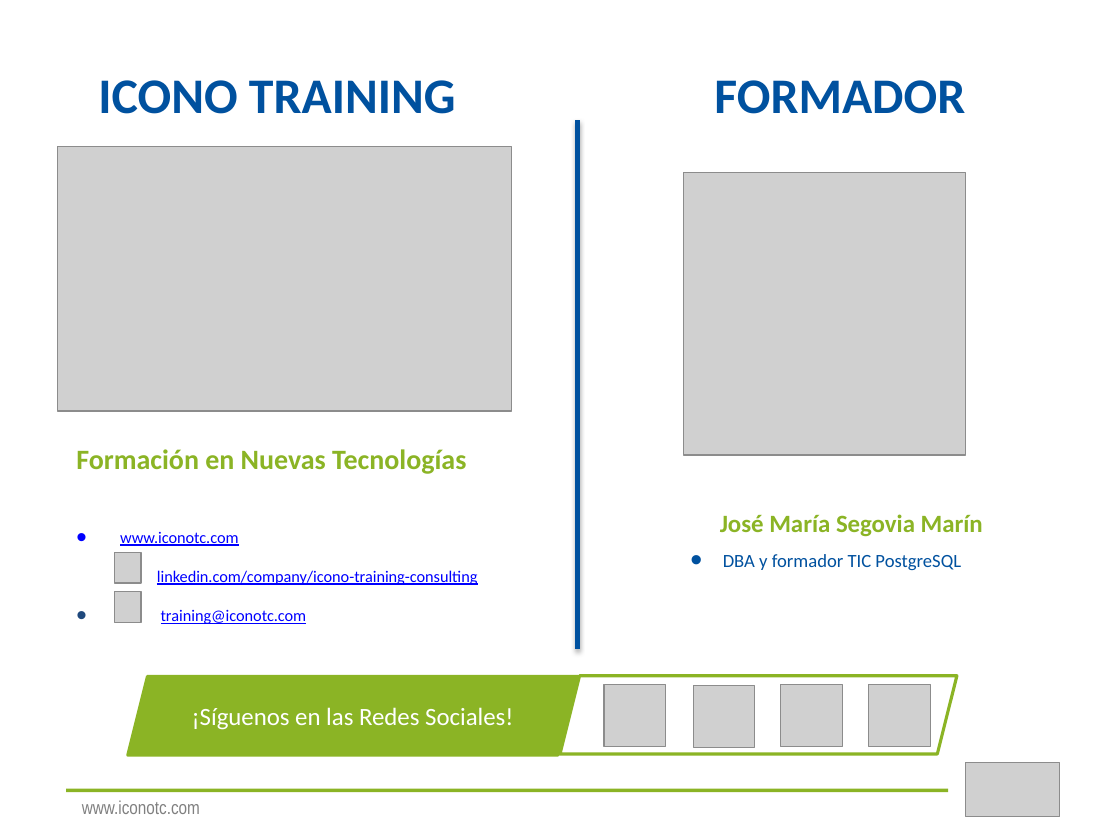
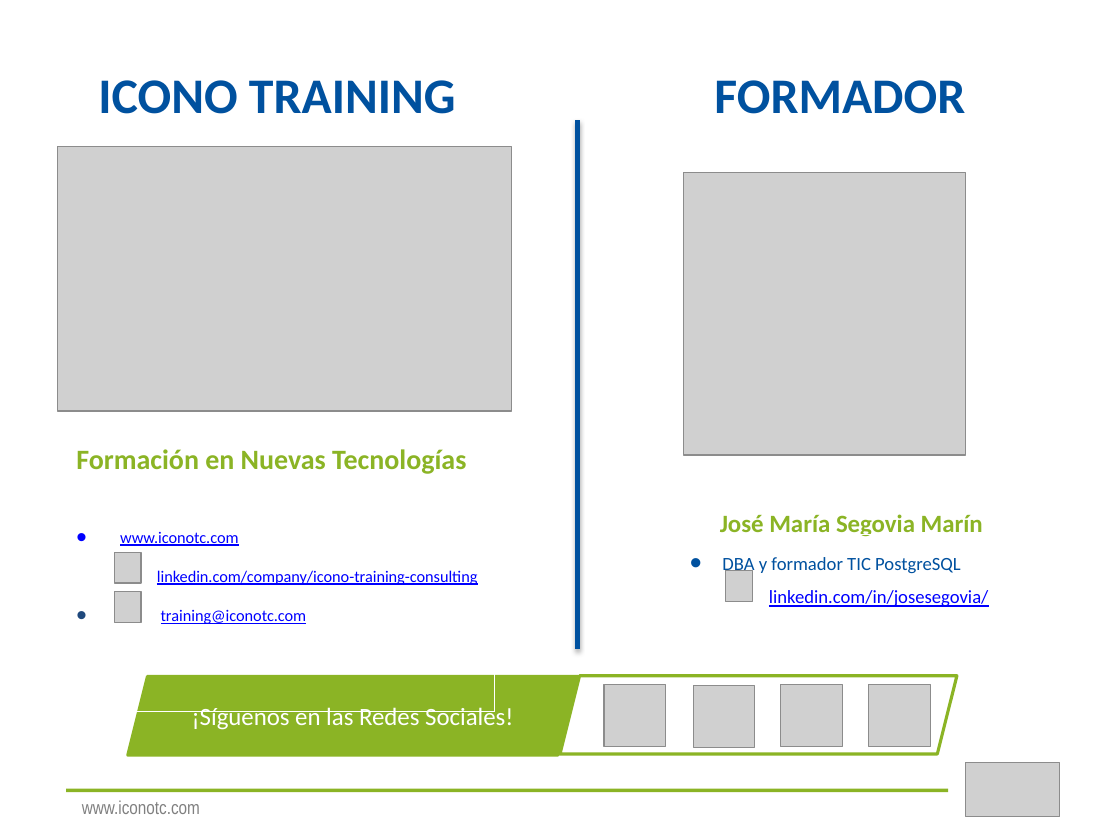
Before and after one commit to Carlosmmgit/Administracion_Avanzada_PostgreSQL, a slide deck: slide 2 of Presentación Admón. Avanzada de PostgreSQL.pptx. Drawn at 1120x840 pixels with LibreOffice and Linux fonts; fonts in the diff are those of the drawing; grey boxes stand for pictures. Boxes give left, top, right and bottom in pixels: in the first picture for what was removed or moved away, otherwise in the second. Text is boxed around its words. In the diff, an @@ line names an element or a change of style, - is before the commit and + after.

```diff
--- a/Presentación Admón. Avanzada de PostgreSQL.pptx
+++ b/Presentación Admón. Avanzada de PostgreSQL.pptx
@@ rectangle added at bbox=[646, 534, 1075, 614], outline #FFFFFF 0.75 pt, 12 pt, text #0000FF, underline @@
+  • DBA y formador TIC PostgreSQL
+  • linkedin.com/in/josesegovia/
@@ text at bbox=[723, 554, 961, 570]: paragraph removed @@
-  • DBA y formador TIC PostgreSQL
@@ picture added at bbox=[726, 571, 753, 603] @@
```
